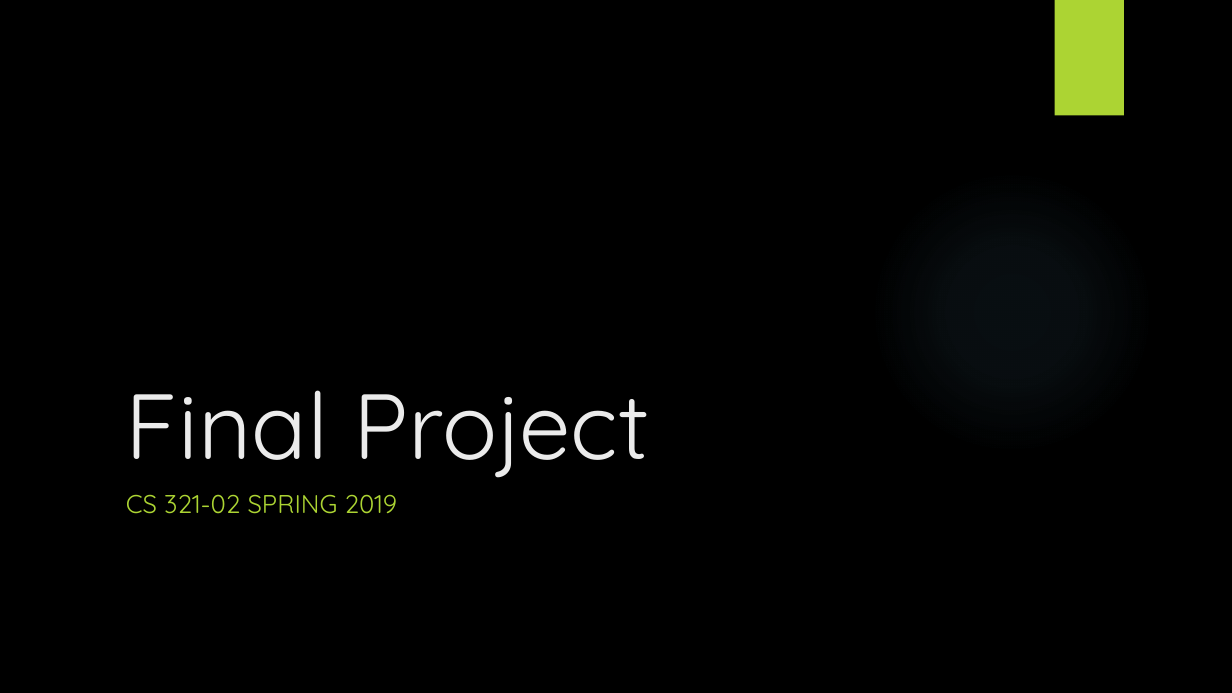
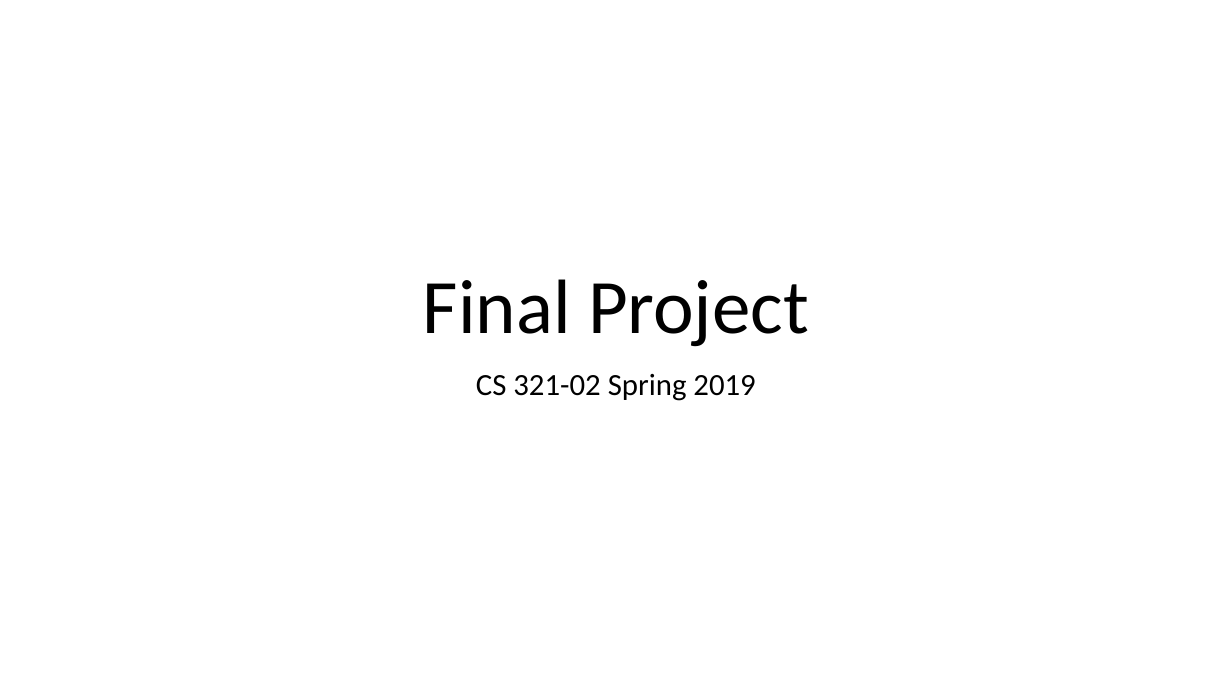
Before and after one commit to SeanMitchell1994/CS321_SP2019, a slide deck: slide 1 of report/Final Project.pptx. Drawn at 1232x693 pixels with LibreOffice and Linux fonts; fonts in the diff are those of the drawing; background and template pictures are left out. Boxes give left, top, right and bottom in pixels: in the first picture for what was removed or moved away, otherwise in the second. Text is boxed around its words. In the diff, an @@ line names an element or a change of style, - is before the commit and + after.

```diff
--- a/report/Final Project.pptx
+++ b/report/Final Project.pptx
@@ background picture (left out) to #FFFFFF @@
@@ rectangle removed at [1055,0,1124,116] @@
@@ title "Final Project": place and size @@
-title "Final Project" at [126,390,650,478]
+title "Final Project" at [423,279,809,347]
@@ title "Final Project" at [423,279,809,347]: size 72 to 60 pt, font Quicksand to Calibri, text colour #EBEBEB to #000000; alignment left to centre; line spacing 1 to 0.9 @@
@@ ellipse removed at [870,169,1154,454] @@
@@ subtitle at [476,374,755,401]: text changed; size 20 to 24 pt; font Quicksand to Calibri; text colour #ACD433 to #000000 @@
-CS 321-02 SPRING 2019
+CS 321-02 Spring 2019
```
Also in this commit, not shown: 11 other slides changed, 1 other file.
